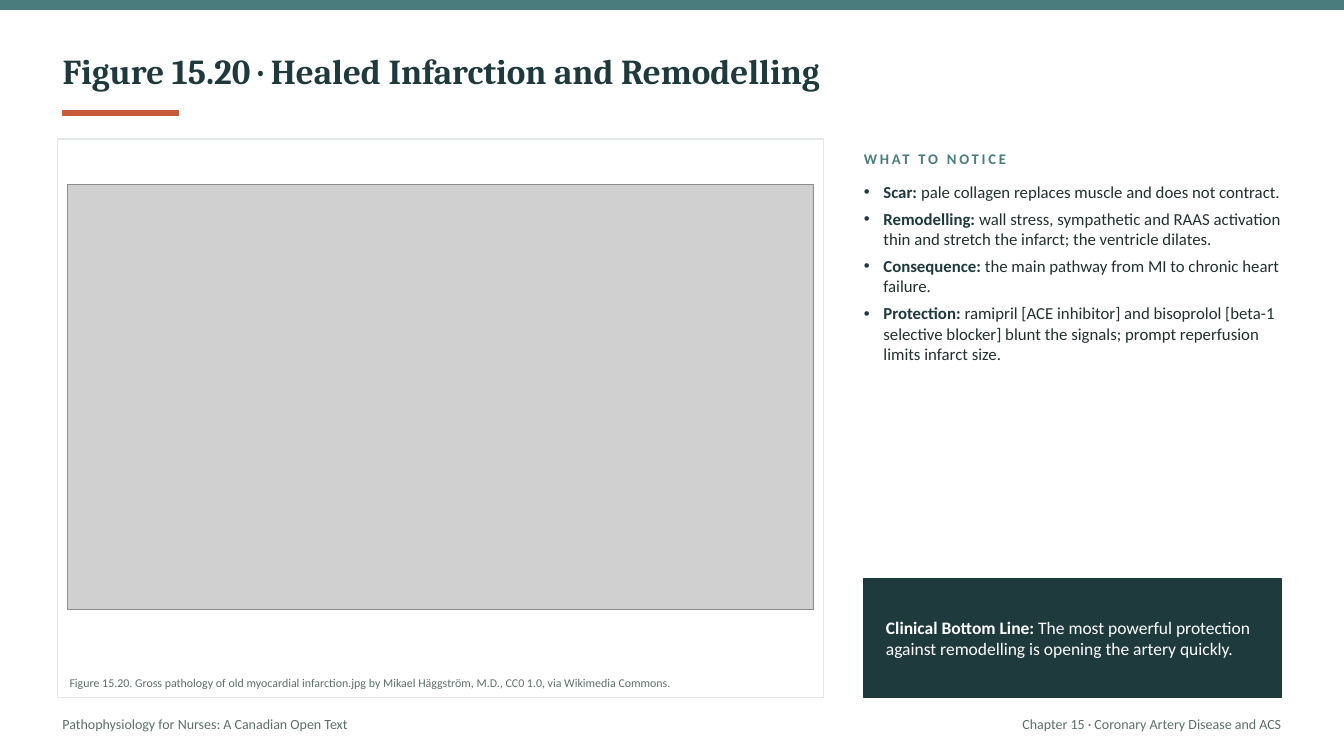
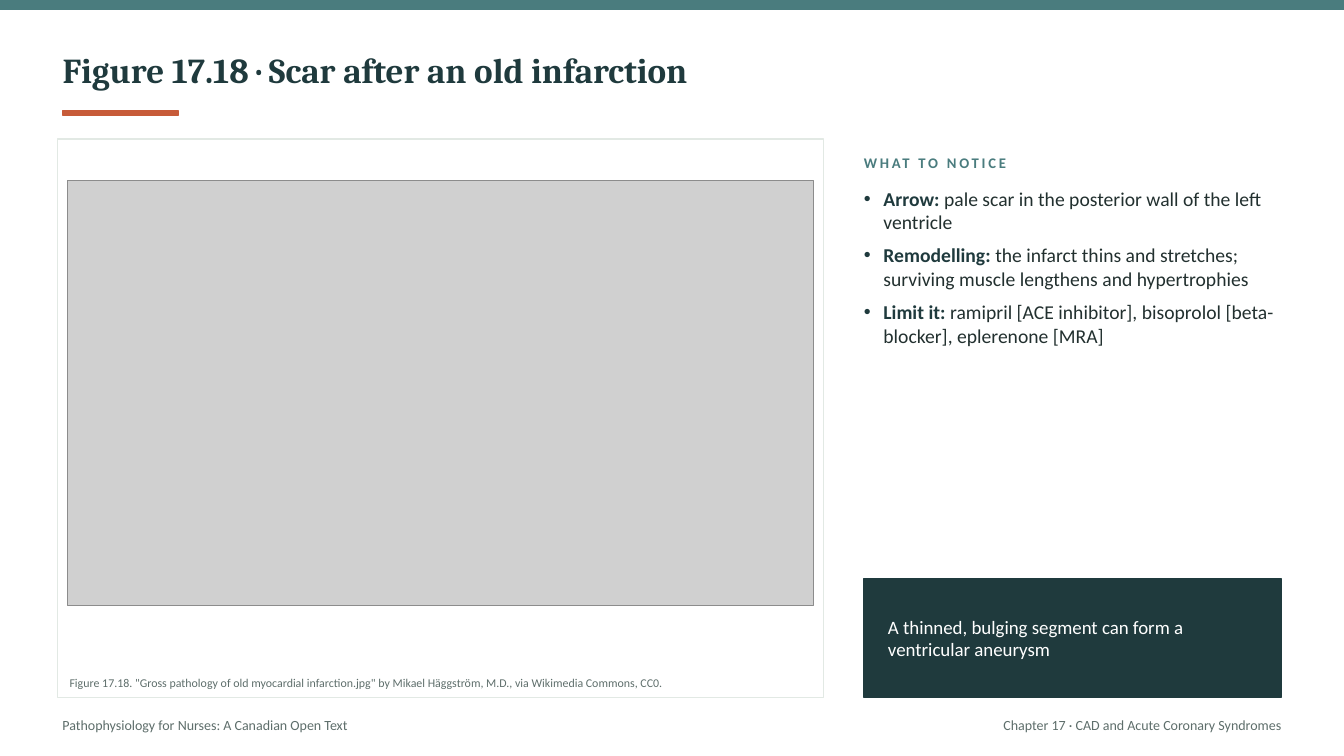
Before and after one commit to andrewleenl/opensourcenursing, a slide deck: slide 59 of Ch17_Coronary_Artery_Disease_and_Acute_Coronary_Syndromes_Lecture_Presentation.pptx (slide 43 before the commit). Drawn at 1344x756 pixels with LibreOffice and Linux fonts; fonts in the diff are those of the drawing; grey boxes stand for pictures. Boxes give left, top, right and bottom in pixels: in the first picture for what was removed or moved away, otherwise in the second. Text is boxed around its words. In the diff, an @@ line names an element or a change of style, - is before the commit and + after.

```diff
--- a/Ch17_Coronary_Artery_Disease_and_Acute_Coronary_Syndromes_Lecture_Presentation.pptx
+++ b/Ch17_Coronary_Artery_Disease_and_Acute_Coronary_Syndromes_Lecture_Presentation.pptx
@@ title at (63,58,687,91): text changed @@
-Figure 15.20 · Healed Infarction and Remodelling
+Figure 17.18 · Scar after an old infarction
@@ text "WHAT TO NOTICE": place and size @@
-text "WHAT TO NOTICE" at (864,143,1281,173)
+text "WHAT TO NOTICE" at (864,146,1281,178)
@@ picture: place and size @@
-picture at (68,185,814,610)
+picture at (68,180,814,606)
@@ text at (883,192,1274,346): text changed; size 12 to 14 pt @@
-• Scar: pale collagen replaces muscle and does not contract.
-• Remodelling: wall stress, sympathetic and RAAS activation thin and stretch the infarct; the ventricle dilates.
-• Consequence: the main pathway from MI to chronic heart failure.
-• Protection: ramipril [ACE inhibitor] and bisoprolol [beta-1 selective blocker] blunt the signals; prompt reperfusion limits infarct size.
+• Arrow: pale scar in the posterior wall of the left ventricle
+• Remodelling: the infarct thins and stretches; surviving muscle lengthens and hypertrophies
+• Limit it: ramipril [ACE inhibitor], bisoprolol [beta-blocker], eplerenone [MRA]
@@ text at (888,621,1183,659): text changed; size 12.5 to 13.5 pt @@
-Clinical Bottom Line: The most powerful protection against remodelling is opening the artery quickly.
+A thinned, bulging segment can form a ventricular aneurysm
@@ text at (70,679,662,689): text changed @@
-Figure 15.20. Gross pathology of old myocardial infarction.jpg by Mikael Häggström, M.D., CC0 1.0, via Wikimedia Commons.
+Figure 17.18. "Gross pathology of old myocardial infarction.jpg" by Mikael Häggström, M.D., via Wikimedia Commons, CC0.
@@ text at (1003,720,1281,732): text changed @@
-Chapter 15 · Coronary Artery Disease and ACS
+Chapter 17 · CAD and Acute Coronary Syndromes
```
Also in this commit, not shown: 7 other slides changed, 59 slides added, 42 slides removed, 1 other file.
